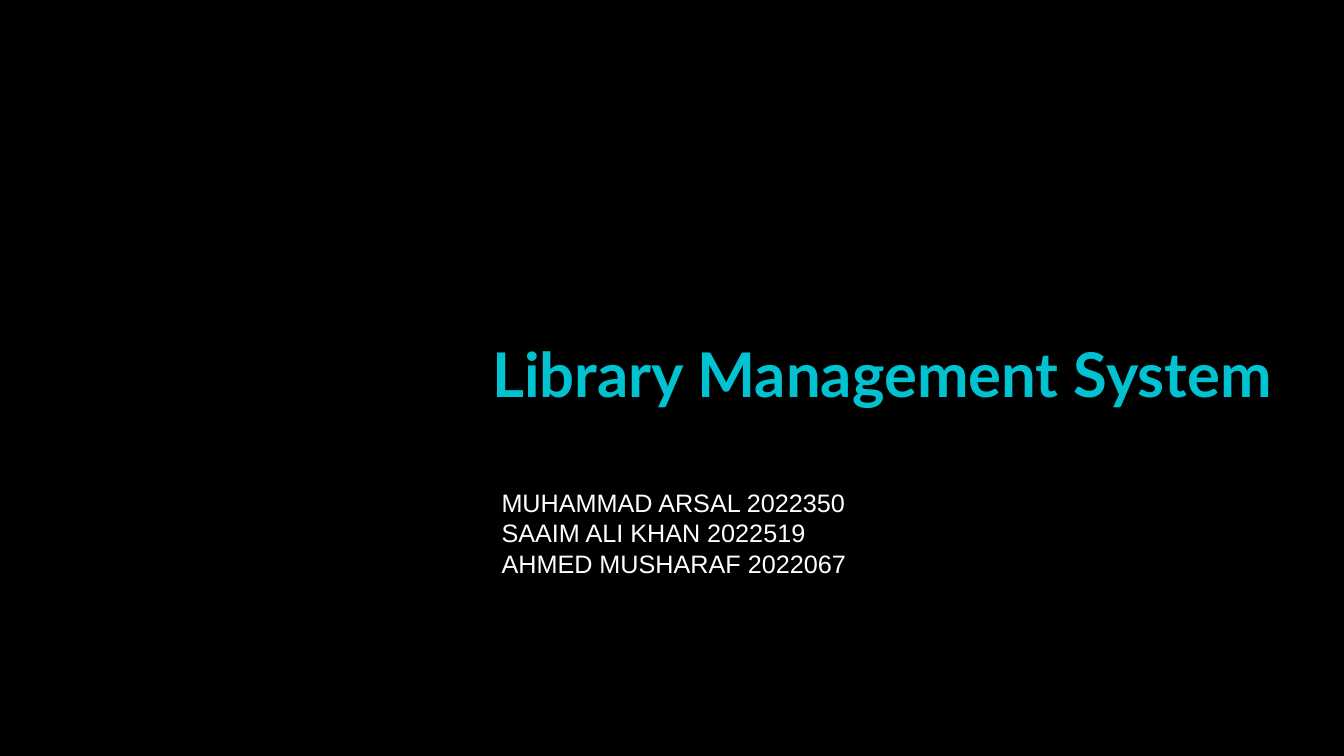
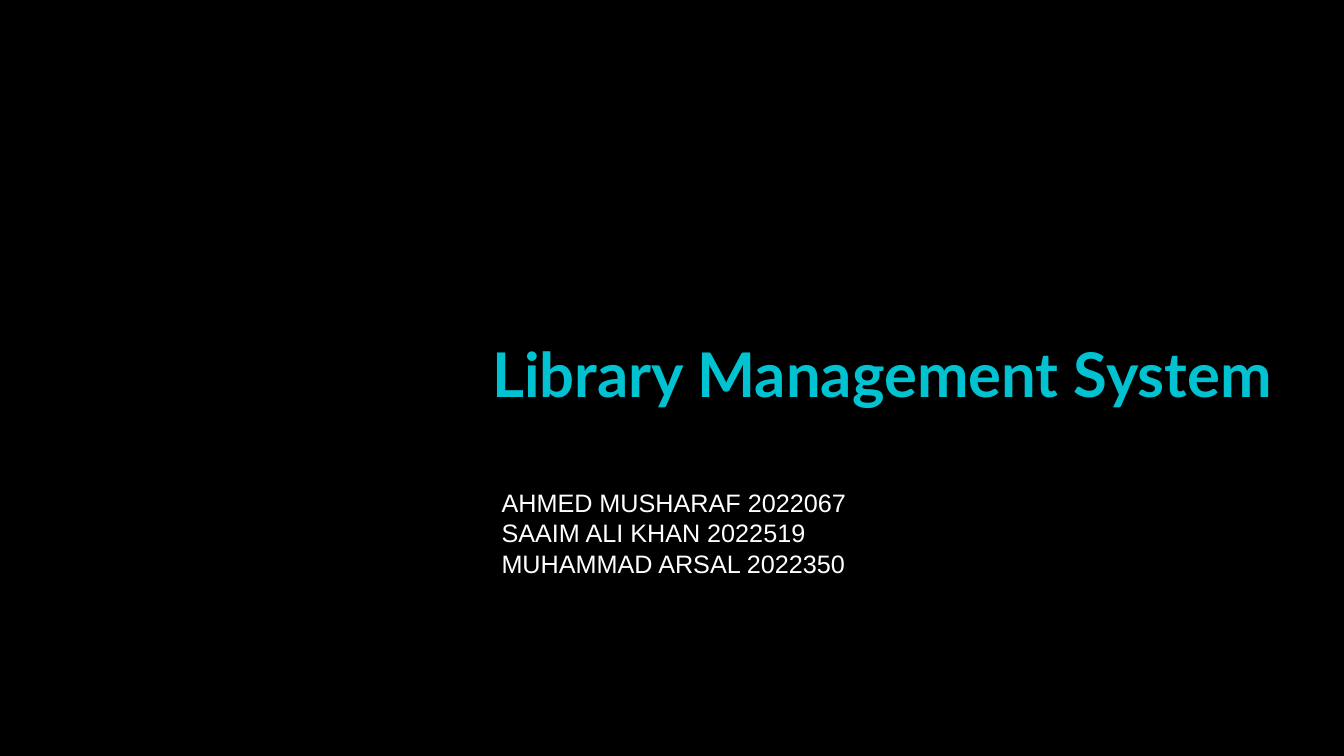
Before and after one commit to ahmedmusharaf31/CS221_SemProject_Busted, a slide deck: slide 1 of Library Management System powerpoint.pptx. Drawn at 1344x756 pixels with LibreOffice and Linux fonts; fonts in the diff are those of the drawing; background and template pictures are left out. Boxes give left, top, right and bottom in pixels: in the first picture for what was removed or moved away, otherwise in the second. Text is boxed around its words. In the diff, an @@ line names an element or a change of style, - is before the commit and + after.

Commit message:
Updated

```diff
--- a/Library Management System powerpoint.pptx
+++ b/Library Management System powerpoint.pptx
@@ text at box(502, 494, 846, 543): paragraphs added @@
+AHMED MUSHARAF 2022067
+SAAIM ALI KHAN 2022519
@@ text at box(502, 524, 846, 574): paragraphs removed @@
-SAAIM ALI KHAN 2022519
-AHMED MUSHARAF 2022067
```
